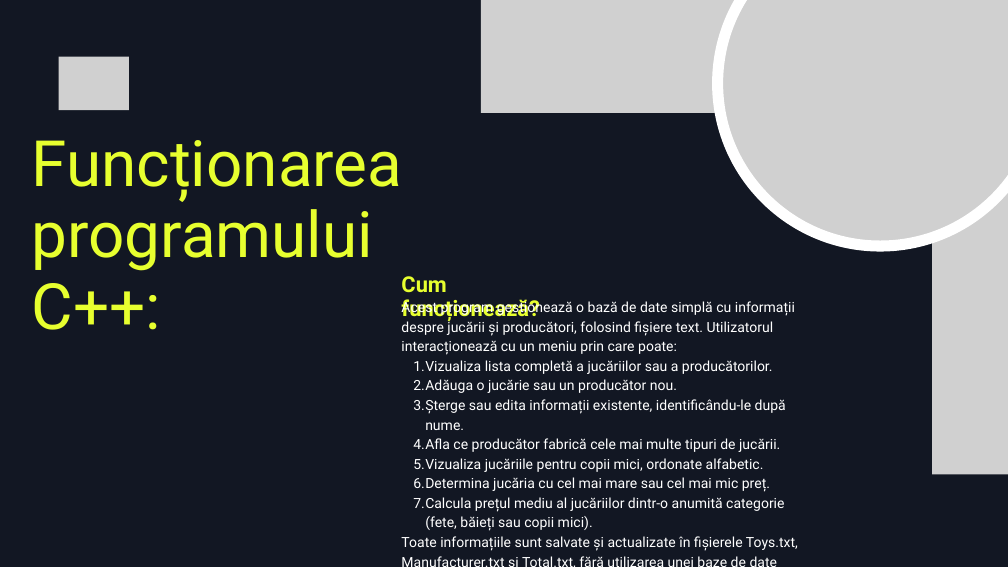
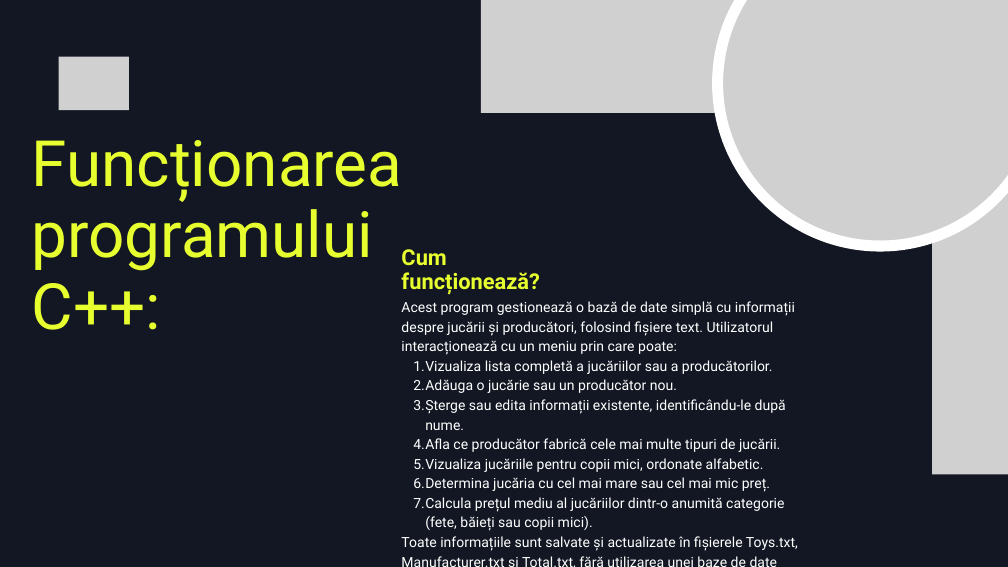
Before and after one commit to D0myyy/Practica, a slide deck: slide 8 of Prezentare.pptx. Drawn at 1008x567 pixels with LibreOffice and Linux fonts; fonts in the diff are those of the drawing; grey boxes stand for pictures. Boxes give left, top, right and bottom in pixels: in the first picture for what was removed or moved away, otherwise in the second. Text is boxed around its words. In the diff, an @@ line names an element or a change of style, - is before the commit and + after.

```diff
--- a/Prezentare.pptx
+++ b/Prezentare.pptx
@@ text "Cum funcționează?": place and size @@
-text "Cum funcționează?" at <box>401,276,540,323</box>
+text "Cum funcționează?" at <box>401,249,540,295</box>
```
